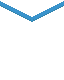
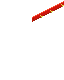
The second (64, 80) image is a revision of the first. Changes to its layers:
hid group "Pipe-L" (5 layers) over [0, 1, 64, 22]
removed layer "Outline" (1st of 2, in "Pipe-L") from group "Pipe-L" over [0, 1, 32, 22]
painted on "Shade" (1st of 2, in "Pipe-L") over [0, 1, 64, 22]
painted on "Fill" (1st of 2, in "Pipe-L") over [0, 1, 32, 22]
removed layer "Outline" (2nd of 2, in "Pipe-R") from group "Pipe-R" over [0, 1, 64, 22]
added layer "Tap-shade" (2nd of 2, in "Pipe-R") in group "Pipe-R" over [0, 1, 64, 22]
added layer "Tap" (2nd of 2, in "Pipe-R") in group "Pipe-R" over [0, 1, 64, 22]
added layer "Highlight" (2nd of 2, in "Pipe-R") in group "Pipe-R" over [0, 1, 64, 22]
painted on "Shade" (2nd of 2, in "Pipe-R") over [0, 1, 64, 22]
painted on "Fill" (2nd of 2, in "Pipe-R") over [0, 1, 64, 22]
